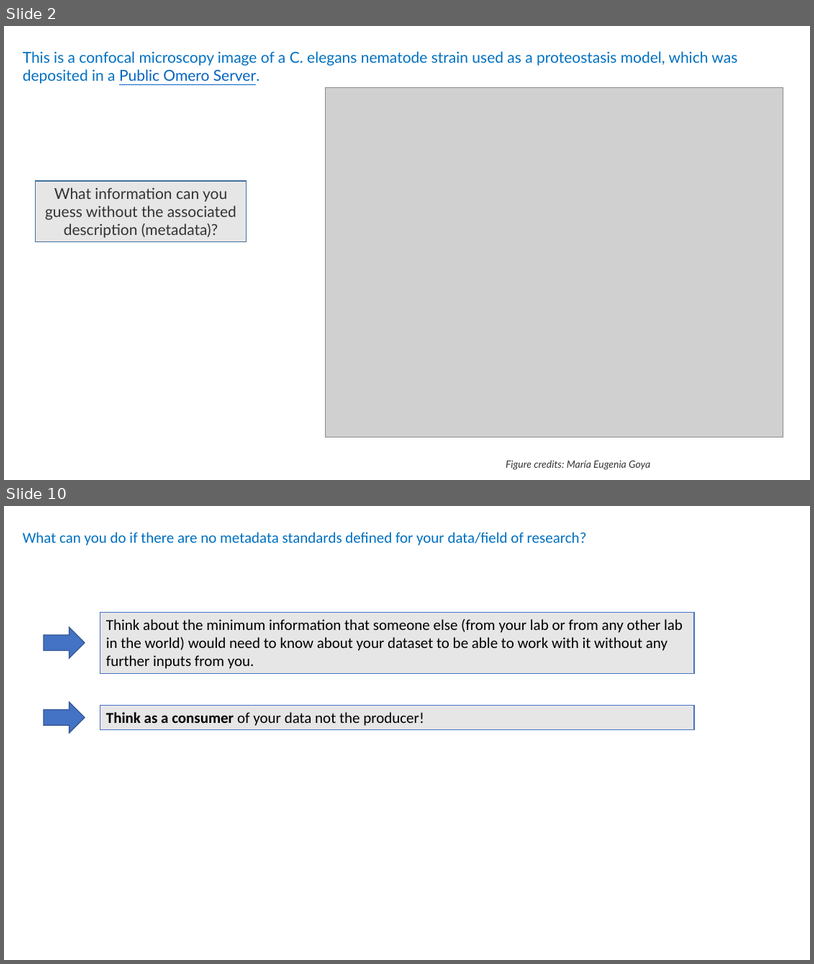
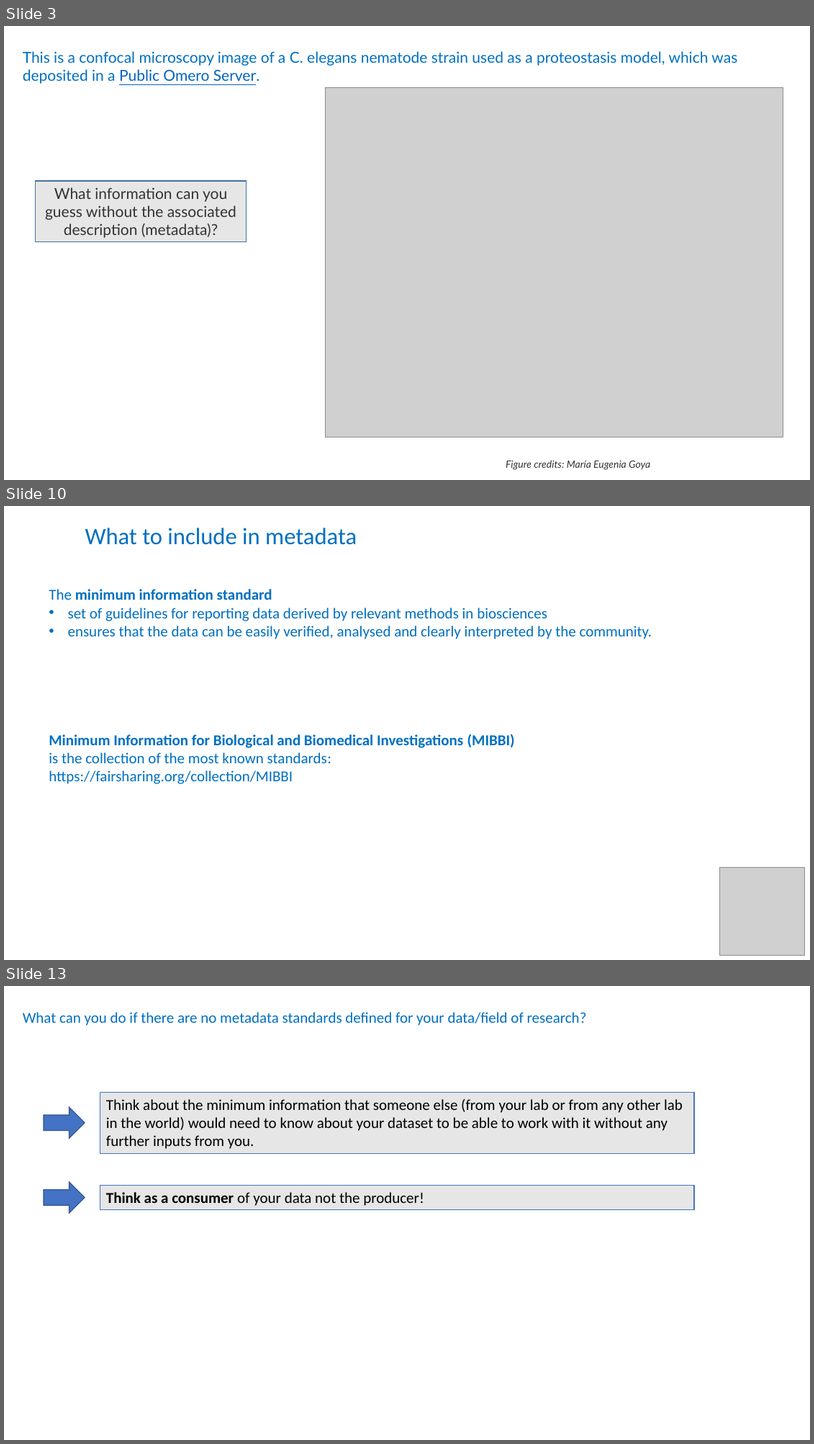
Before and after one commit to tobyhodges/solid-waddle, a slide deck: instructors/04-intro-to-metadata.pptx. Shown one above the other, each under a label of ours: slides 2 and 10 before the commit, slides 3, 10 and 13 after it; the slides between them are not shown. The pictures are 814x964 and 814x1444 pixels, drawn with LibreOffice and Linux fonts; fonts in the diff are those of the drawing; grey boxes stand for pictures. Boxes give left, top, right and bottom in pixels: in the first picture for what was removed or moved away, otherwise in the second. Text is boxed around its words. In the diff, an @@ line names an element or a change of style, - is before the commit and + after.

Commit message:
Simplified intro to meta with a MINI standard excercise

```diff
--- a/instructors/04-intro-to-metadata.pptx
+++ b/instructors/04-intro-to-metadata.pptx
@@ slide 10 added at (4,506,810,960), background #FFFFFF @@
@@ text added at (85,528,357,545), 28 pt, text #0070C0 @@
+What to include in metadata
@@ text added at (49,589,653,784), 18 pt, text #0070C0 @@
+The minimum information standard
+• set of guidelines for reporting data derived by relevant methods in biosciences
+• ensures that the data can be easily verified, analysed and clearly interpreted by the community.
+Minimum Information for Biological and Biomedical Investigations (MIBBI)
+is the collection of the most known standards:
+https://fairsharing.org/collection/MIBBI
@@ picture added at (720,867,805,955) @@
@@ what was slide 2 is now slide 3 @@
@@ what was slide 10 is now slide 13 @@
```
Also in this commit, not shown: 2 slides changed, 5 other slides added, 3 slides removed, 2 other files.
